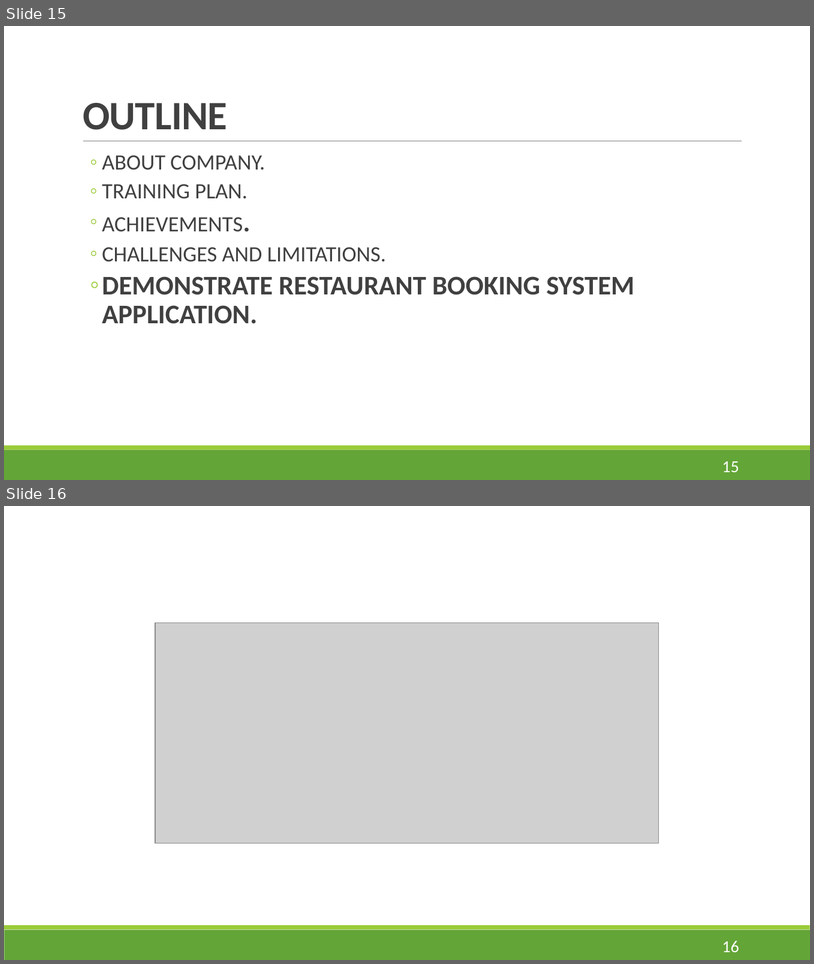
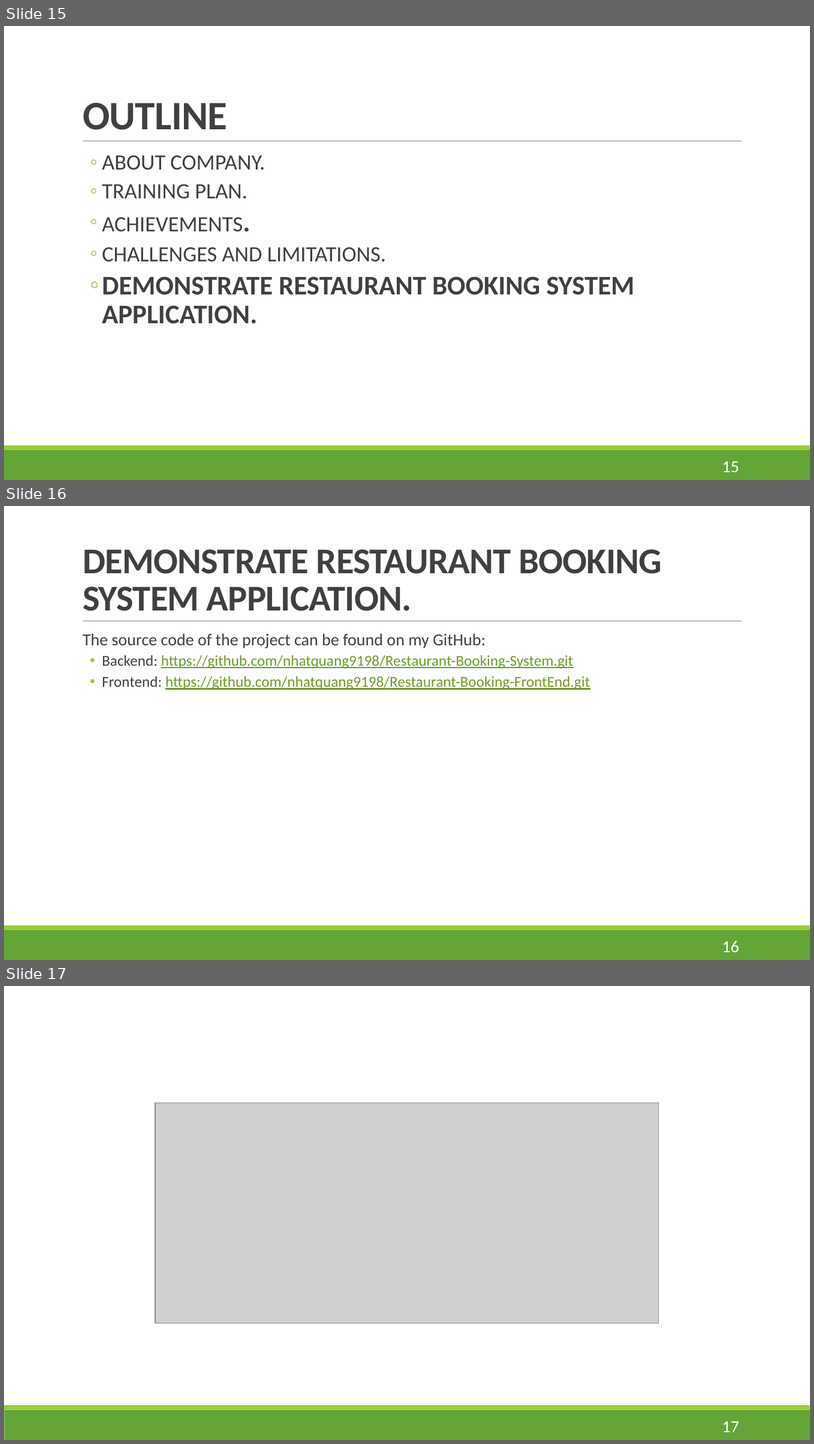
Before and after one commit to nhatquang9198/Restaurant-Booking-System, a slide deck: presentation.pptx. Shown one above the other, each under a label of ours: slides 15 and 16 before the commit, slides 15, 16 and 17 after it. The pictures are 814x964 and 814x1444 pixels, drawn with LibreOffice and Linux fonts; fonts in the diff are those of the drawing; grey boxes stand for pictures. Boxes give left, top, right and bottom in pixels: in the first picture for what was removed or moved away, otherwise in the second. Text is boxed around its words. In the diff, an @@ line names an element or a change of style, - is before the commit and + after.

```diff
--- a/presentation.pptx
+++ b/presentation.pptx
@@ slide 16 added at [4,506,810,960], background #FFFFFF; not listed: 3 template elements that a slide beside it also shows @@
@@ title added at [83,549,662,611], 43.2 pt, text #404040, bold @@
+DEMONSTRATE RESTAURANT BOOKING SYSTEM APPLICATION.
@@ text added at [83,633,590,690], 18 pt, text #6B9F25, underline @@
+  The source code of the project can be found on my GitHub:
+  • Backend: https://github.com/nhatquang9198/Restaurant-Booking-System.git
+  • Frontend: https://github.com/nhatquang9198/Restaurant-Booking-FrontEnd.git
@@ page number added at [722,940,739,952], 20 pt, text #FFFFFF @@
+16
@@ what was slide 16 is now slide 17 @@
@@ page number at [722,1421,739,1432]: text changed @@
-16
+17
```
Also in this commit, not shown: 4 slides changed, 3 other files.
